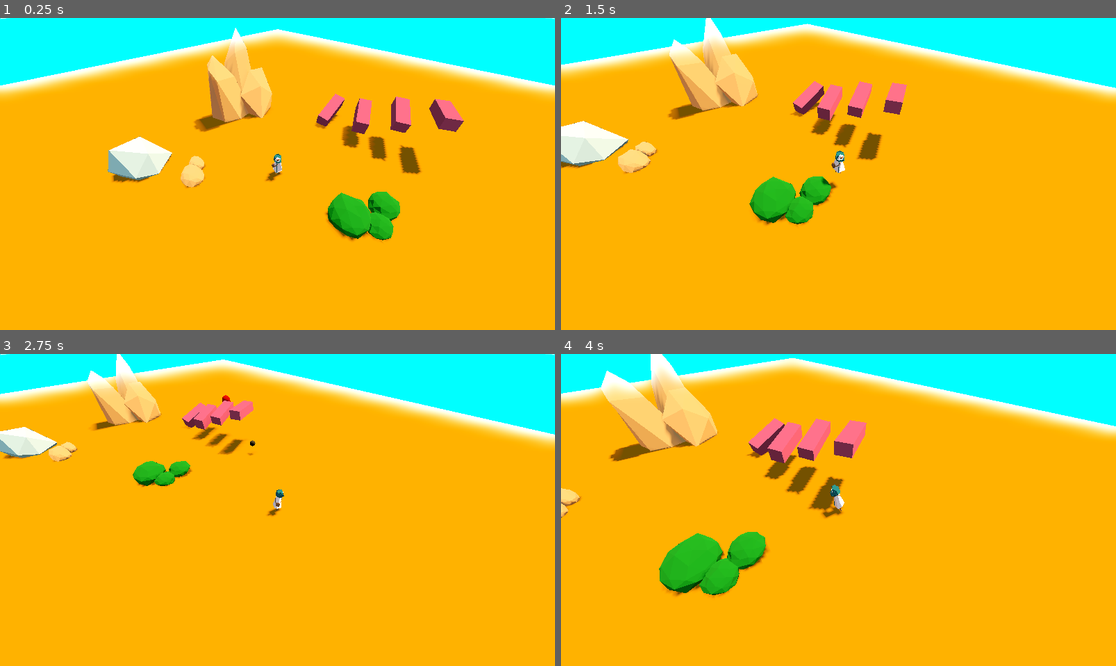
Above: before the commit, frames 1-4 (two rows, left to right).
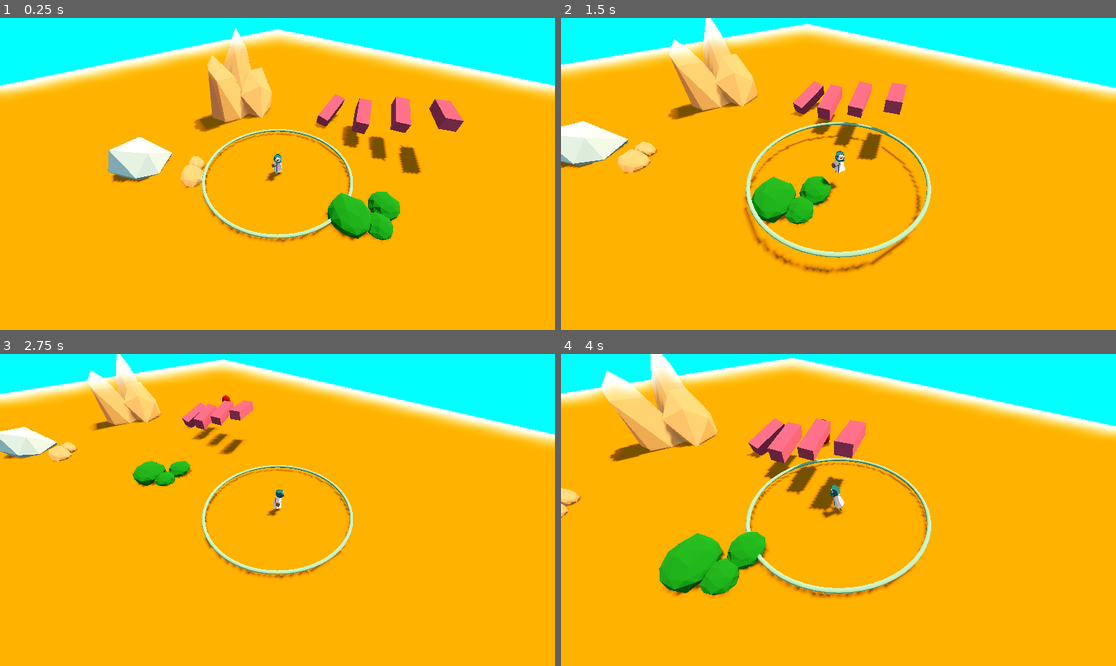
Above: after the commit, the same moments.

Repository: DeepRestGames/EcoDungeon
Game: Godot game, scene res://scenes/PrototypeScene_Weapons_01.tscn
Two runs of this game, one before a commit and one after it. Both use one fixed random seed, a clock stepped at 60 frames per second and the inputs below. A sky picture missing from this copy of the repository is replaced by a grey-blue gradient.
Inputs (mouse positions are in pixels of both pictures, inside the frame that each line leads up to):
- Up to frame 1 (0.25 s): no input
- Up to frame 2 (1.5 s): tap Enter at 0.5 s; move the mouse to (960, 158) at 0.52 s; hold D (move_right) 0.53-1.28 s; tap Space (spacebar) at 0.6 s; move the mouse to (727, 189) at 1.27 s; hold S (move_down) from 1.28 s (still down); tap Mouse wheel up (zoom_in) at 1.35 s
- Up to frame 3 (2.75 s): move the mouse to (333, 441) at 2.02 s; release S (move_down) at 2.03 s; hold D (move_right) from 2.03 s (still down); hold Mouse wheel down (zoom_out) from 2.03 s (still down)
- Up to frame 4 (4 s): move the mouse to (810, 572) at 2.77 s; release D (move_right) at 2.78 s; release Mouse wheel down (zoom_out) at 2.78 s; hold W (move_up) 2.78-3.53 s; tap Space (spacebar) at 2.85 s; move the mouse to (1005, 556) at 3.52 s; hold A (move_left) from 3.53 s (still down); hold Mouse wheel up (zoom_in) from 3.53 s (still down)

The runs differ from the first frame. In frame 1, 1.1% of the frame differs, in the area x 0-100%, y 0-72%; in frame 2, 2.2%, in the area x 32-67%, y 33-83%; in frame 3, 1.2%; in frame 4, 1.8%.

Commit message:
I N I T I A L I Z E

Diff:
--- a/scenes/weapons/BaseWeapon.tscn
+++ b/scenes/weapons/BaseWeapon.tscn
@@ -22,7 +22,7 @@
 [node name="BaseWeapon" type="Node3D"]
 script = ExtResource("1_ilb8w")
 bullet_velocity = 30.0
-weapon_range = 100.0
+weapon_range = 5.0
 
 [node name="WeaponRangeArea" type="Area3D" parent="."]
 collision_layer = 0
--- a/scripts/Projectile.gd
+++ b/scripts/Projectile.gd
@@ -9,7 +9,7 @@
 @onready var collision_shape = $CollisionShape3D
 @onready var life_time: Timer = $Lifetime
 
-func assign_values(speed, dmg, lifetime, enemy):
+func initialize(speed, dmg, lifetime, enemy):
 	bullet_velocity = speed
 	current_damage = dmg
 	enemy_to_follow = enemy
@@ -20,7 +20,6 @@
 	life_time.start()
 
 func _physics_process(delta):
-	#projectile_lifetime -= delta
 	if life_time.is_stopped():
 		destroy()
 	else:
--- a/scripts/weapons/BaseWeapon.gd
+++ b/scripts/weapons/BaseWeapon.gd
@@ -14,7 +14,7 @@
 
 @export var projectile_lifetime: float = 2.0:
 	set(value):
-		projectile_lifetime = clamp(value, 1, MAX_LIFETIME)
+		projectile_lifetime = clamp(value, 0.001, MAX_LIFETIME)
 @export var bullet_velocity: float = 20.0:
 	set(value):
 		bullet_velocity = clamp(value, 1, MAX_VELOCITY)
@@ -30,14 +30,15 @@
 func apply_scaling():
 	pass # TODO: to scale damage of projectiles
 
+# ARRAY OF MODIFIERS
+# LOOP AND ADD TO PROJECTILE
 
 func _on_weapon_range_area_found_enemies(enemy):
 	if fire_cooldown.is_stopped():
 		var shoot_origin = player.bullet_origin.global_transform.origin
 		# Spawn and shoot bullet
 		var bullet = bullet_instance.instantiate()
-		# TODO: assign enemy instance instead
-		bullet.assign_values(bullet_velocity, current_damage, projectile_lifetime, enemy)
+		bullet.initialize(bullet_velocity, current_damage, projectile_lifetime, enemy)
 		get_parent().add_child(bullet, true)
 		bullet.global_transform.origin = shoot_origin
 		bullet.look_at(enemy.global_position, Vector3.UP)
